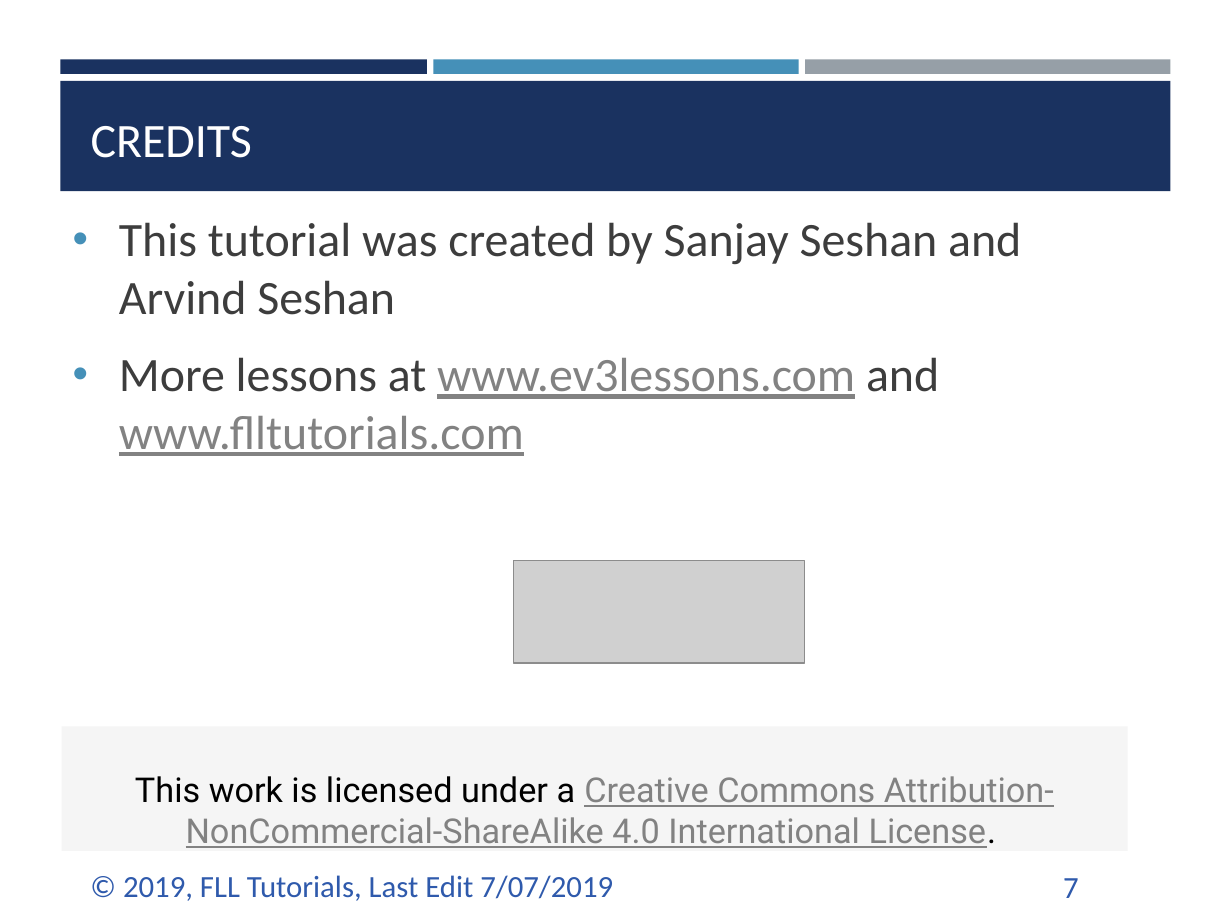
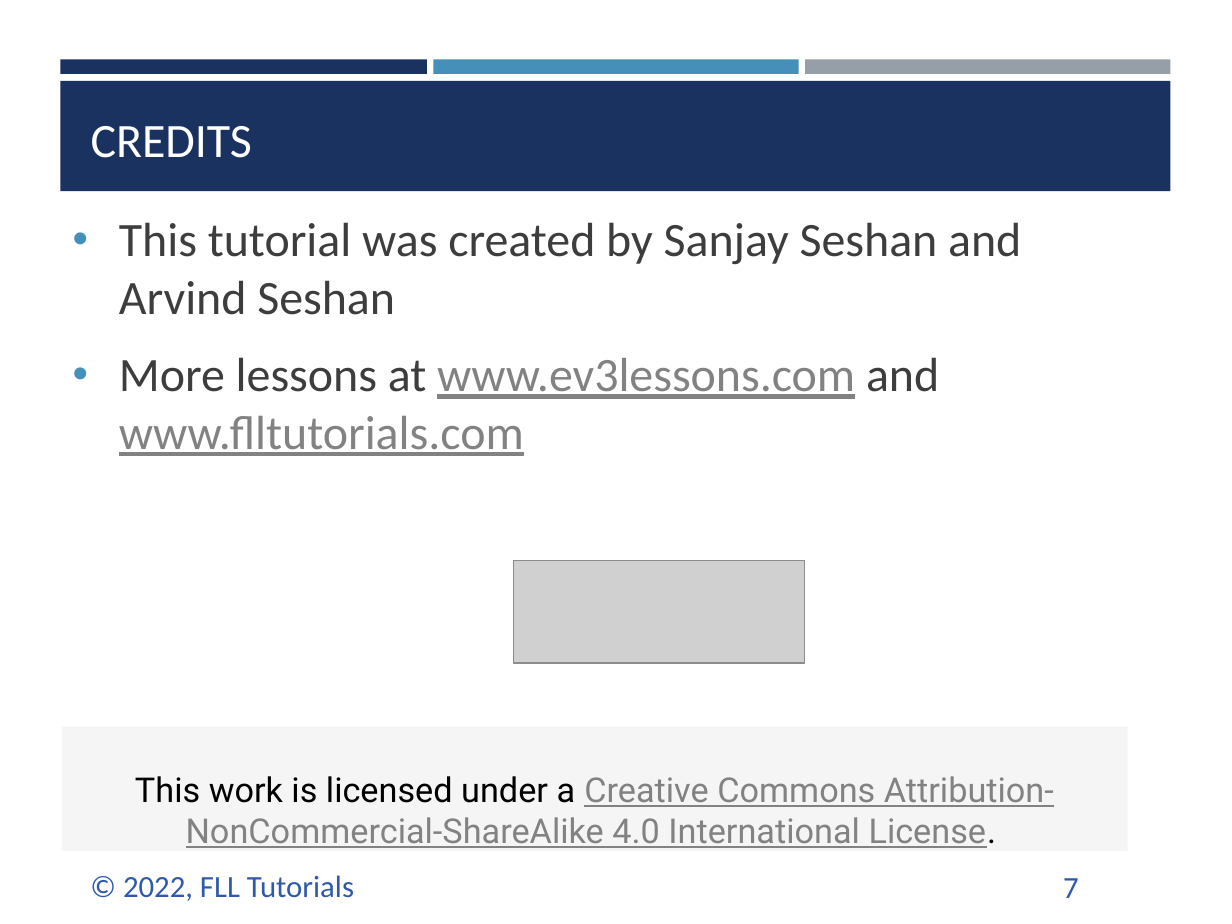
Before and after one commit to ev3lessons/FLL-Tutorials, a slide deck: slide 7 of translations/en-us/RobotGame/ConsolidatedJudging.pptx. Drawn at 1232x924 pixels with LibreOffice and Linux fonts; fonts in the diff are those of the drawing; grey boxes stand for pictures. Boxes give left, top, right and bottom in pixels: in the first picture for what was removed or moved away, otherwise in the second. Text is boxed around its words. In the diff, an @@ line names an element or a change of style, - is before the commit and + after.

```diff
--- a/translations/en-us/RobotGame/ConsolidatedJudging.pptx
+++ b/translations/en-us/RobotGame/ConsolidatedJudging.pptx
@@ text at <box>123,875,354,901</box>: text changed @@
-© 2019, FLL Tutorials, Last Edit 7/07/2019
+© 2022, FLL Tutorials
```
Also in this commit, not shown: 3 other slides changed, 2 slides added, 2 slides removed, 13 other files.
